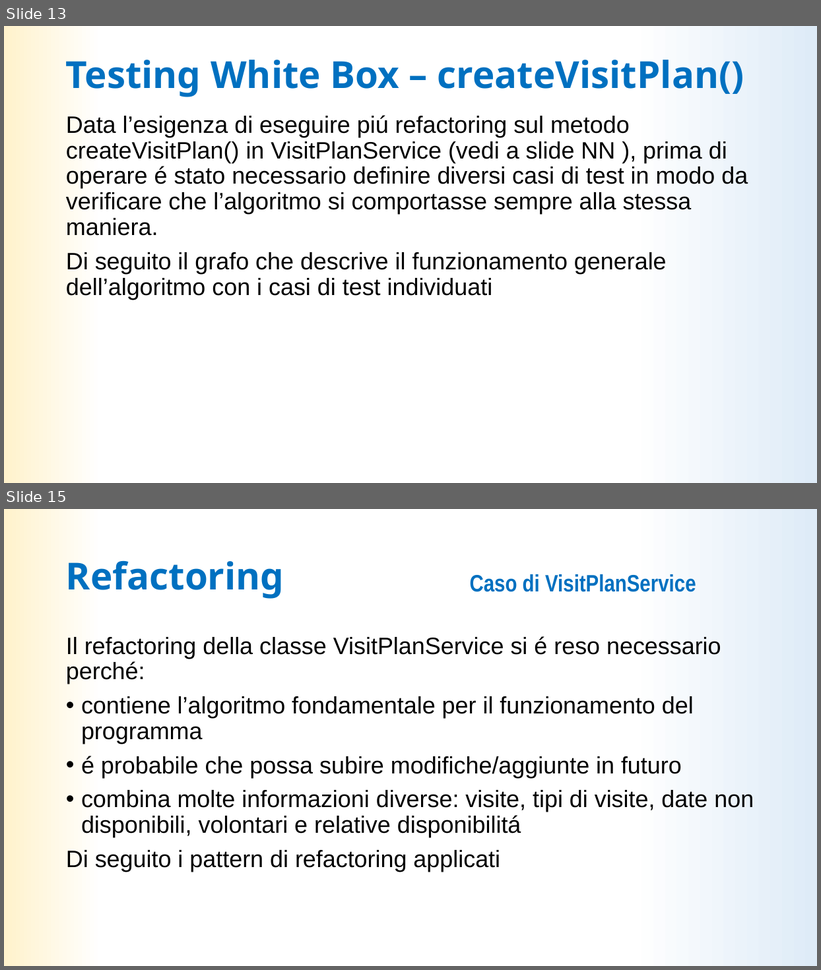
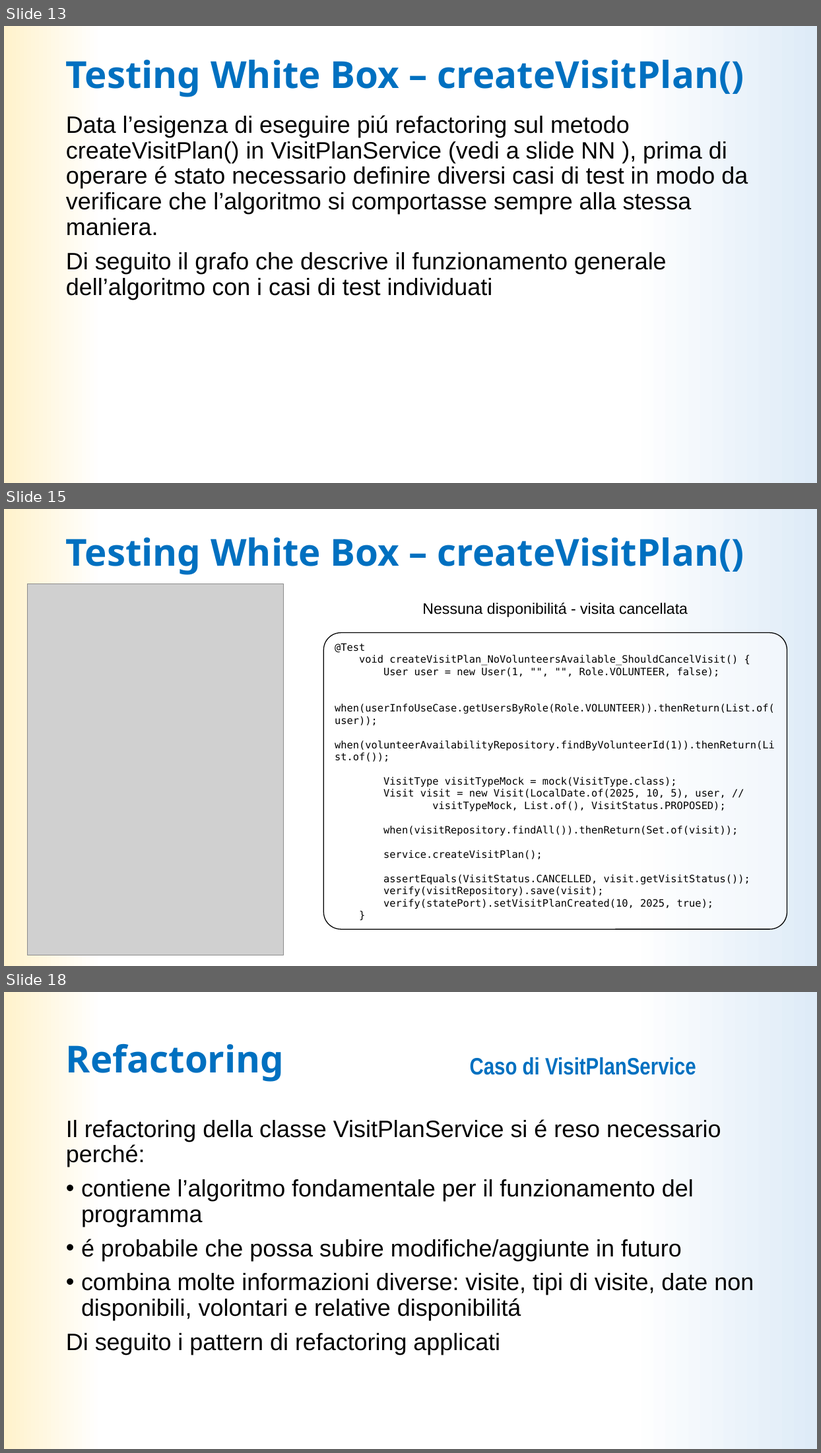
Before and after one commit to LDolzanelli/progettoIngegneria, a slide deck: doc/Presentazione/Presentazione_ingsw_parteB.pptx. Shown one above the other, each under a label of ours: slides 13 and 15 before the commit, slides 13, 15 and 18 after it; the slides between them are not shown. The pictures are 821x970 and 821x1453 pixels, drawn with LibreOffice and Linux fonts; fonts in the diff are those of the drawing; grey boxes stand for pictures. Boxes give left, top, right and bottom in pixels: in the first picture for what was removed or moved away, otherwise in the second. Text is boxed around its words. In the diff, an @@ line names an element or a change of style, - is before the commit and + after.

Commit message:
Seconda versione della presentazione
Aggiunta la parte sul white testing
Aggiunti i diagrammi usati per il testing e per la slide sulla dependency
inversion

```diff
--- a/doc/Presentazione/Presentazione_ingsw_parteB.pptx
+++ b/doc/Presentazione/Presentazione_ingsw_parteB.pptx
@@ slide 15 added at [4, 509, 817, 966], background gradient #DEEBF7 to #FFFFFF to #FFF2CC @@
@@ title added at [66, 537, 745, 575], 44 pt, text #0070C0, bold @@
+Testing White Box – createVisitPlan()
@@ picture added at [28, 584, 283, 956] @@
@@ text added at [422, 603, 688, 617], 18 pt, text #000000 @@
+Nessuna disponibilitá - visita cancellata
@@ rounded rectangle added at [323, 633, 787, 930], fill #FFFFFF at 50% opacity, outline #000000 1 pt, 12 pt, text #000000 @@
+@Test
+void createVisitPlan_NoVolunteersAvailable_ShouldCancelVisit() {
+User user = new User(1, "", "", Role.VOLUNTEER, false);
+when(userInfoUseCase.getUsersByRole(Role.VOLUNTEER)).thenReturn(List.of(user));
+when(volunteerAvailabilityRepository.findByVolunteerId(1)).thenReturn(List.of());
+VisitType visitTypeMock = mock(VisitType.class);
+Visit visit = new Visit(LocalDate.of(2025, 10, 5), user, //
+visitTypeMock, List.of(), VisitStatus.PROPOSED);
+when(visitRepository.findAll()).thenReturn(Set.of(visit));
+service.createVisitPlan();
+assertEquals(VisitStatus.CANCELLED, visit.getVisitStatus());
+verify(visitRepository).save(visit);
+verify(statePort).setVisitPlanCreated(10, 2025, true);
+}
@@ what was slide 15 is now slide 18 @@
```
Also in this commit, not shown: 4 slides changed, 3 other slides added, 1 slide removed, 15 other files.
